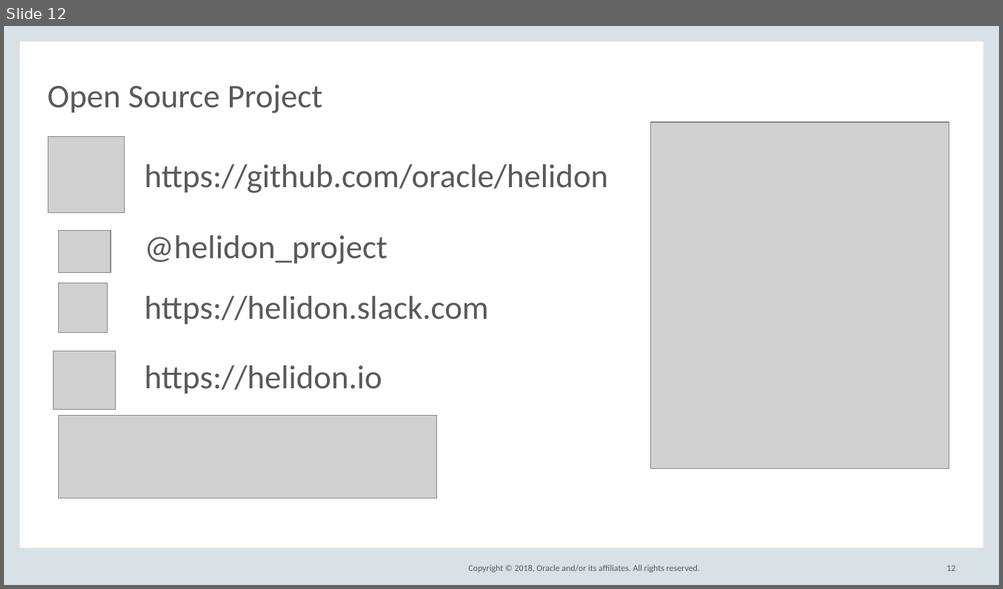
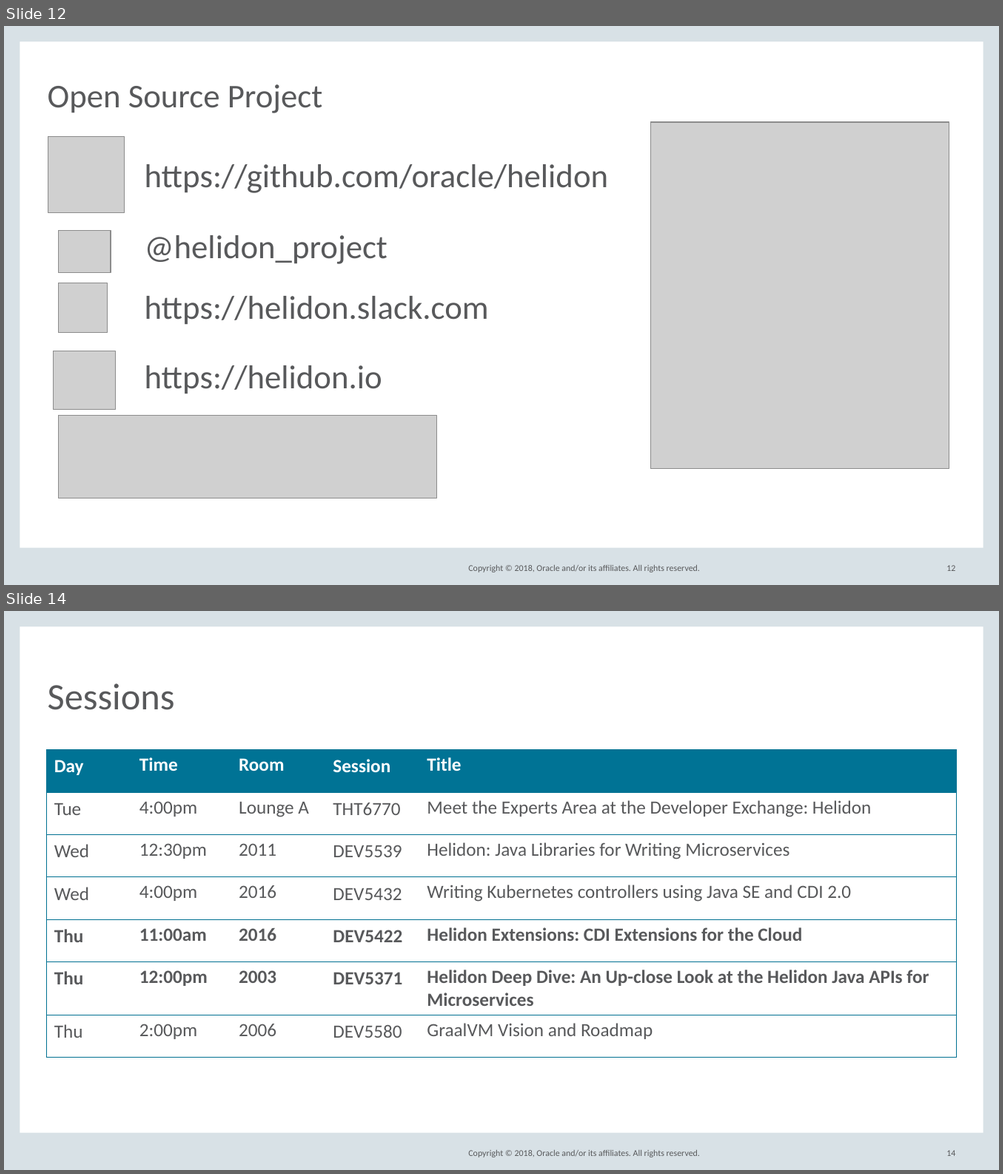
Before and after one commit to barchetta/codeone-2018, a slide deck: DEV5539_HelidonIntroCodeOne2018.pptx. Shown one above the other, each under a label of ours: slide 12 before the commit, slides 12 and 14 after it; the slides between them are not shown. The pictures are 1003x589 and 1003x1174 pixels, drawn with LibreOffice and Linux fonts; fonts in the diff are those of the drawing; grey boxes stand for pictures; background and template pictures are left out. Boxes give left, top, right and bottom in pixels: in the first picture for what was removed or moved away, otherwise in the second. Text is boxed around its words. In the diff, an @@ line names an element or a change of style, - is before the commit and + after.

```diff
--- a/DEV5539_HelidonIntroCodeOne2018.pptx
+++ b/DEV5539_HelidonIntroCodeOne2018.pptx
@@ slide 14 added at [4, 611, 999, 1170], background #FFFFFF; not listed: 5 template elements that a slide beside it also shows @@
@@ title added at [48, 684, 175, 710], 36 pt, text #58595B @@
+Sessions
@@ table added at [46, 750, 956, 1057], 7 rows, 5 columns @@
+Day | Time | Room | Session | Title
+Tue | 4:00pm | Lounge A | THT6770 | Meet the Experts Area at the Developer Exchange: Helidon
+Wed | 12:30pm | 2011 | DEV5539 | Helidon: Java Libraries for Writing Microservices
+Wed | 4:00pm | 2016 | DEV5432 | Writing Kubernetes controllers using Java SE and CDI 2.0
+Thu | 11:00am | 2016 | DEV5422 | Helidon Extensions: CDI Extensions for the Cloud
+Thu | 12:00pm | 2003 | DEV5371 | Helidon Deep Dive: An Up-close Look at the Helidon Java APIs for Microservices
+Thu | 2:00pm | 2006 | DEV5580 | GraalVM Vision and Roadmap
@@ page number added at [946, 1150, 955, 1156], 8.5 pt, text #58595B @@
+14
```
Also in this commit, not shown: 8 slides changed, 1 other file.
